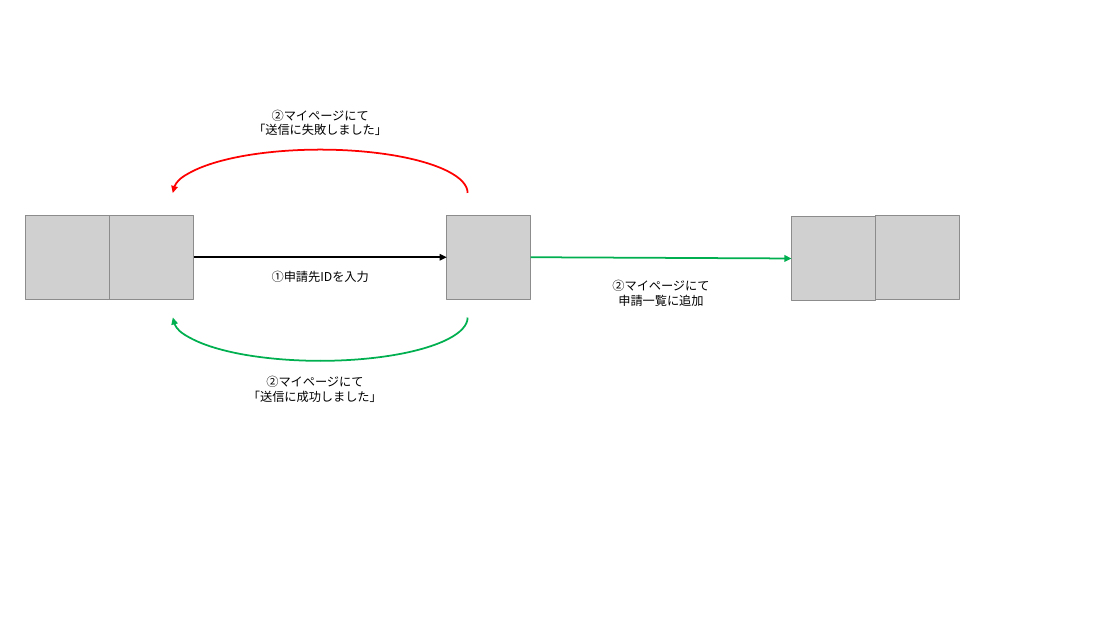
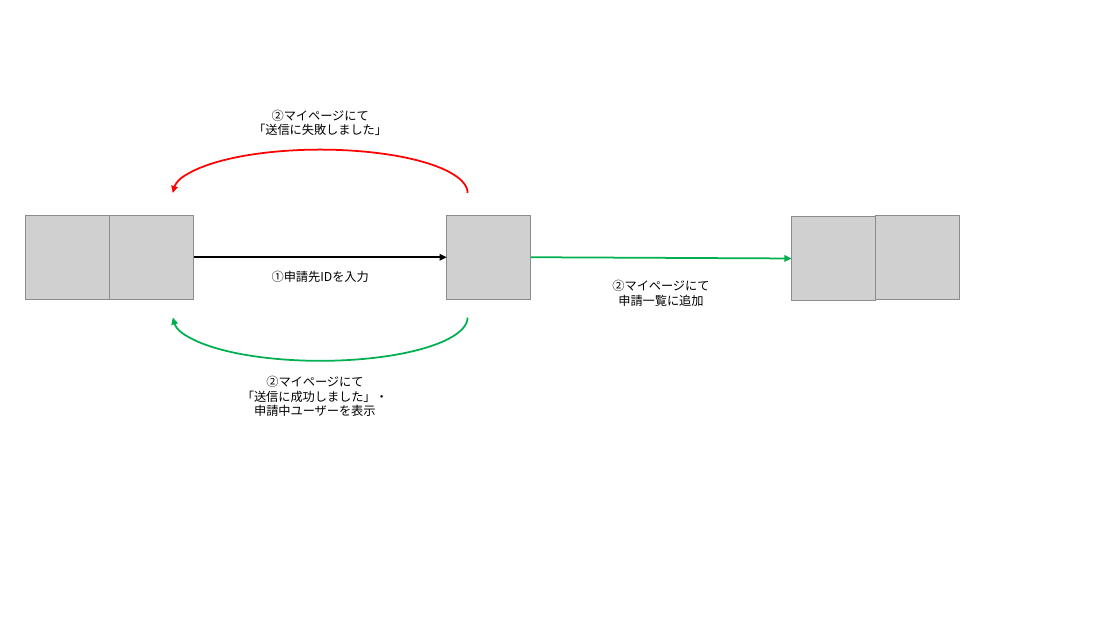
Before and after one commit to kinutaISE/FutureDesign, a slide deck: slide 7 of design/画面デザイン構想.pptx. Drawn at 1120x630 pixels with LibreOffice and Linux fonts; fonts in the diff are those of the drawing; grey boxes stand for pictures. Boxes give left, top, right and bottom in pixels: in the first picture for what was removed or moved away, otherwise in the second. Text is boxed around its words. In the diff, an @@ line names an element or a change of style, - is before the commit and + after.

```diff
--- a/design/画面デザイン構想.pptx
+++ b/design/画面デザイン構想.pptx
@@ text at box(242, 390, 388, 416): text changed @@
-「送信に成功しました」
+「送信に成功しました」・
+申請中ユーザーを表示
```
Also in this commit, not shown: 1 slide added, 26 other files.
